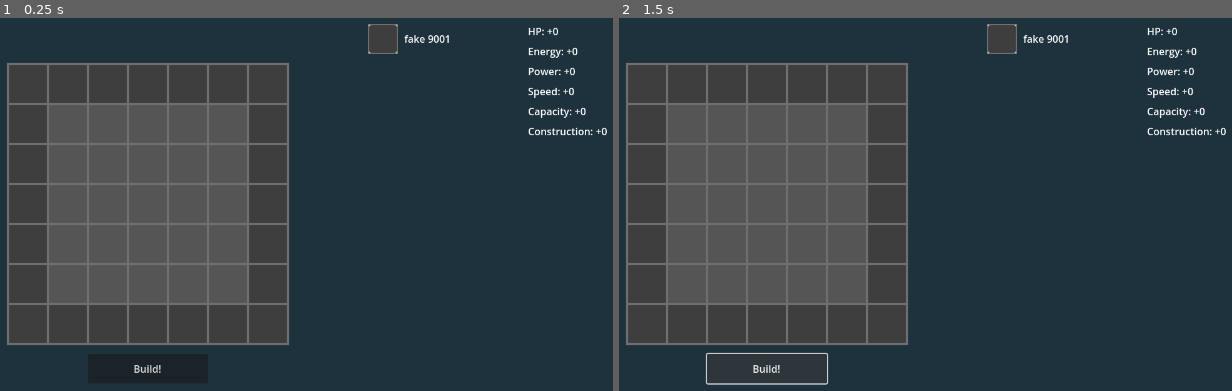
Above: before the commit, frames 1-2 (left to right).
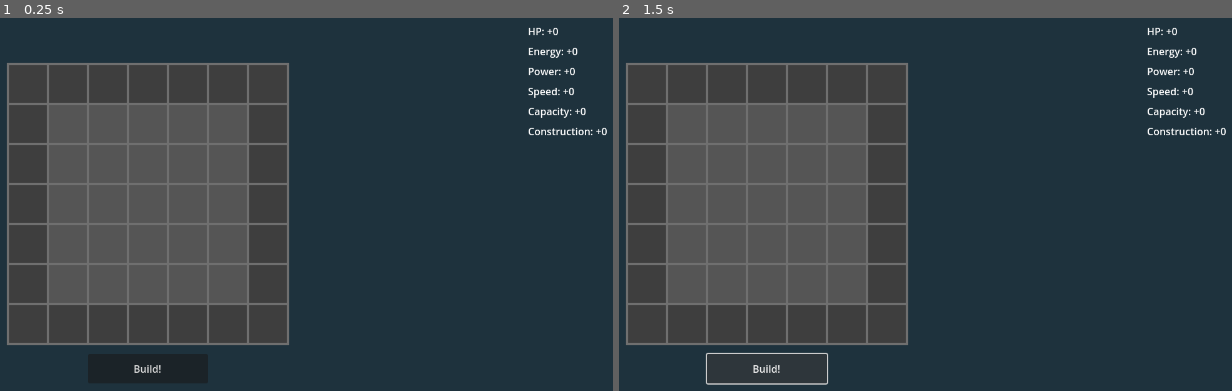
Above: after the commit, the same moments.

Repository: Xaklor/Build-a-Bot-Workshop
Game: Godot game, scene res://ui/upgrade_manager.tscn
Two runs of this game, one before a commit and one after it. Both use one fixed random seed, a clock stepped at 60 frames per second and the inputs below. This scene is started directly instead of the project's main scene.
Inputs:
- Up to frame 1 (0.25 s): no input
- Up to frame 2 (1.5 s): click "Build!" at 0.5 s; click "Build!" at 1.25 s

The runs differ from the first frame. In frame 1, 0.5% of the frame differs, in the area x 60-74%, y 1-10%; in frame 2, 0.5%.
Error before the commit: Attempt to call function 'timestop_toggle' in base 'null instance' on a null instance. (res://ui/upgrade_manager.gd:21)
Error after the commit: Attempt to call function 'timestop_toggle' in base 'null instance' on a null instance. (res://ui/upgrade_manager.gd:24)

Commit message:
upgrades are consumed when used and tracked across building sessions

Diff:
--- a/buildings/robot_factory.gd
+++ b/buildings/robot_factory.gd
@@ -39,4 +39,4 @@
 	robot.unique_upgrades = uniques
 	for part in parts:
 		robot.equipped_parts.append(part.clone())
-	main.add_child(robot)
+	main.get_node("robots").add_child(robot)
--- a/level/main.gd
+++ b/level/main.gd
@@ -33,22 +33,26 @@
 	upgrades[5].mini.texture = load("res://assets/upgrade sprites/upgrade tile speed mini.png")
 	upgrades[6].mini.texture = load("res://assets/upgrade sprites/upgrade tile unique mini.png")
 	upgrades[7].mini.texture = load("res://assets/upgrade sprites/upgrade tile unique mini.png")
-
+	upgrades.sort_custom(Lib.upgrade_comparator)
 	for upgrade in upgrades:
 		upgrade.sprite.centered = false
 
 func _process(delta: float) -> void:
 	var i = 1
-	for robot in get_tree().get_nodes_in_group("robots"):
+	var robots = $robots.get_children()
+	var ordering = range(robots.size())
+	ordering.sort_custom(func(a, b): return robots[a].position.y < robots[b].position.y)
+	for idx in range(robots.size()):
 		var ui_element = get_node("hud/VBoxContainer/robot_ui_element" + var_to_str(i))
-		ui_element.get_node("hp").value = float(robot.hp) / robot.max_hp * 100
-		ui_element.get_node("energy").value = float(robot.energy) / robot.max_energy * 100
-		if robot.selected:
+		ui_element.get_node("hp").value = float(robots[idx].hp) / robots[idx].max_hp * 100
+		ui_element.get_node("energy").value = float(robots[idx].energy) / robots[idx].max_energy * 100
+		if robots[idx].selected:
 			ui_element.get_node("color").color = Color(0xdb879aff)
 		else:
 			ui_element.get_node("color").color = Color(0xc74462ff)
+		i += 1
+		$robots.move_child(robots[idx], ordering[idx])
 
-		i += 1
 
 func _input(event: InputEvent) -> void:
 	if Input.is_action_just_pressed("timestop"):
--- a/level/main.tscn
+++ b/level/main.tscn
@@ -72,9 +72,6 @@
 resource = "essence"
 inventory = 50
 
-[node name="robot" parent="." instance=ExtResource("5_b6row")]
-position = Vector2(672, 544)
-
 [node name="urgle" parent="." instance=ExtResource("9_bypdj")]
 position = Vector2(352, 160)
 
@@ -83,6 +80,11 @@
 
 [node name="bear" parent="." instance=ExtResource("10_mt04e")]
 position = Vector2(352, 544)
+
+[node name="robots" type="Node2D" parent="."]
+
+[node name="robot" parent="robots" instance=ExtResource("5_b6row")]
+position = Vector2(672, 544)
 
 [node name="hud" parent="." instance=ExtResource("11_wlkra")]
 
@@ -95,3 +97,4 @@
 
 [connection signal="child_entered_tree" from="." to="." method="_on_child_entered_tree"]
 [connection signal="child_exiting_tree" from="." to="." method="_on_child_exiting_tree"]
+[connection signal="child_entered_tree" from="robots" to="." method="_on_child_entered_tree"]
--- a/lib/lib.gd
+++ b/lib/lib.gd
@@ -1,4 +1,19 @@
 class_name Lib
+
+const UNIQUE_ORDERING = ["swim", "flight"]
+const EFFECT_ORDERING = ["health", "energy", "power", "speed", "capacity", "construction"]
+# return true if a comes before b, false otherwise
+static func upgrade_comparator(a: Upgrade, b: Upgrade):
+	if a.unique and not b.unique:
+		return true
+	elif b.unique and not a.unique:
+		return false
+	elif a.unique and b.unique:
+		return UNIQUE_ORDERING.find(a.effect) < UNIQUE_ORDERING.find(b.effect)
+	elif a.effect != b.effect:
+		return EFFECT_ORDERING.find(a.effect) < EFFECT_ORDERING.find(b.effect)
+	else:
+		return a.effect_strength > b.effect_strength
 
 class Upgrade:
 	var sprite: Sprite2D
--- a/ui/upgrade_manager.gd
+++ b/ui/upgrade_manager.gd
@@ -3,24 +3,27 @@
 @onready var main = get_tree().get_root().get_node("main")
 @export var part_scene: PackedScene
 @export var preview_scene: PackedScene
+const LEFT: Transform2D = Transform2D(Vector2(0, -1), Vector2(1, 0), Vector2(0, 0))
+const RIGHT: Transform2D = Transform2D(Vector2(0, 1), Vector2(-1, 0), Vector2(0, 0))
+const EFFECT_LOOKUP: Dictionary[String, int] = {"health": 0, "energy": 1, "power": 2, "speed": 3, "capacity": 4, "construction": 5}
+
 var tile_grid: AStarGrid2D = AStarGrid2D.new()
-var LEFT: Transform2D = Transform2D(Vector2(0, -1), Vector2(1, 0), Vector2(0, 0))
-var RIGHT: Transform2D = Transform2D(Vector2(0, 1), Vector2(-1, 0), Vector2(0, 0))
 var grid_pos: Vector2i
-var upgrades: Array[Lib.Upgrade]
+var upgrades: Dictionary[int, Lib.Upgrade]
+var next_id: int
 var held_part: Part
 var slotted_upgrades: Array[Lib.Upgrade]
 var slotted_parts: Array[Part]
-var EFFECT_LOOKUP: Dictionary[String, int] = {"health": 0, "energy": 1, "power": 2, "speed": 3, "capacity": 4, "construction": 5}
 var stat_changes: Array[int] = [0, 0, 0, 0, 0, 0]
 var unique_changes: Array[String]
+
 var factory: Factory
 var robot: Robot
 
 func _ready() -> void:
 	main.timestop_toggle(true, true)
 	var fake: Array[Vector2i] = [Vector2i(0, -1), Vector2i(-1, -1), Vector2i(-1, 0), Vector2i(-1, 1), Vector2i(1, -1), Vector2i(1, 0), Vector2i(1, 1)]
-	$"menu/upgrades_list/fake/fake preview".initialize(fake, load("res://assets/upgrade sprites/upgrade tile unique mini.png"))
+	# $"menu/upgrades_list/fake/fake preview".initialize(fake, load("res://assets/upgrade sprites/upgrade tile unique mini.png"))
 
 	var grid_size = $grid.get_rect().end - $grid.get_rect().position
 	tile_grid.region = Rect2i(Vector2i.ZERO, grid_size / 64)
@@ -29,17 +32,9 @@
 
 	for idx in range(main.upgrades.size()):
 		var upgrade = main.upgrades[idx]
-		upgrades.append(upgrade)
-		var entry = HBoxContainer.new()
-		var preview = preview_scene.instantiate()
-		var label = Label.new()
-		preview.initialize(upgrade.polyomino, upgrade.mini.texture)
-		label.text = upgrade.effect + " " + str(upgrade.effect_strength)
-		entry.add_theme_constant_override("separation", 10)
-		entry.add_child(preview)
-		entry.add_child(label)
-		entry.set_meta("id", idx)
-		$menu/upgrades_list.add_child(entry)
+		upgrades[idx] = upgrade
+		$menu/upgrades_list.add_child(create_upgrade_list_entry(upgrade))
+		next_id += 1
 
 func _process(delta: float) -> void:
 	if held_part != null:
@@ -50,6 +45,7 @@
 		held_part.grid_pos = grid_pos
 
 func _input(event: InputEvent) -> void:
+	# rotate held part
 	if Input.is_action_pressed("scroll_down") and held_part != null:
 		for i in range(held_part.upgrade.polyomino.size()):
 			held_part.upgrade.polyomino[i] = Vector2i(LEFT * Vector2(held_part.upgrade.polyomino[i]))
@@ -58,9 +54,23 @@
 		for i in range(held_part.upgrade.polyomino.size()):
 			held_part.upgrade.polyomino[i] = Vector2i(RIGHT * Vector2(held_part.upgrade.polyomino[i]))
 			held_part.get_child(i).position = held_part.upgrade.polyomino[i] * 64
+	# release held part
 	if Input.is_action_just_pressed("rc") and held_part != null:
+		upgrades[next_id] = held_part.upgrade
+		$menu/upgrades_list.add_child(create_upgrade_list_entry(held_part.upgrade))
+		var upgrades_list_children = $menu/upgrades_list.get_children()
+		var idx = upgrades_list_children.size() - 2
+		while idx >= 0 and Lib.upgrade_comparator(
+			upgrades[upgrades_list_children[upgrades_list_children.size() - 1].get_meta("id")],
+			upgrades[upgrades_list_children[idx].get_meta("id")]
+			):
+			idx -= 1
+		print(idx)
+		$menu/upgrades_list.move_child(upgrades_list_children[upgrades_list_children.size() - 1], idx + 1)
+		next_id += 1
 		held_part.queue_free()
 		held_part = null
+	# place held part
 	if Input.is_action_just_pressed("lc"):
 		if held_part != null and tile_grid.region.has_point(grid_pos):
 			var valid = true
@@ -86,6 +96,7 @@
 				held_part = null
 
 func _on_menu_input(event: InputEvent) -> void:
+	# pick up new held part
 	if Input.is_action_just_pressed("lc"):
 		get_viewport().set_input_as_handled()
 		for entry in $menu/upgrades_list.get_children():
@@ -95,6 +106,8 @@
 
 				var part = part_scene.instantiate()
 				part.upgrade = upgrades[entry.get_meta("id")]
+				upgrades.erase(entry.get_meta("id"))
+				$menu/upgrades_list.remove_child(entry)
 				for point in part.upgrade.polyomino:
 					var temp = part.upgrade.sprite.duplicate()
 					temp.position = point * 64
@@ -105,10 +118,14 @@
 				add_child(held_part)
 
 func _on_build_button_pressed() -> void:
+	# close the upgrade menu
 	if robot == null:
 		factory.receive_orders(stat_changes, unique_changes, slotted_parts)
 	else:
 		robot.update_upgrades(stat_changes, unique_changes, slotted_parts)
+	main.upgrades.clear()
+	for upgrade in upgrades.values():
+		main.upgrades.append(upgrade)
 	main.timestop_toggle(true, false)
 	queue_free()
 
@@ -169,3 +186,15 @@
 
 		add_child(part)
 	update_slotted_upgrades_display()
+
+func create_upgrade_list_entry(upgrade: Lib.Upgrade):
+	var entry = HBoxContainer.new()
+	var preview = preview_scene.instantiate()
+	var label = Label.new()
+	preview.initialize(upgrade.polyomino, upgrade.mini.texture)
+	label.text = upgrade.effect + " " + str(upgrade.effect_strength)
+	entry.add_theme_constant_override("separation", 10)
+	entry.add_child(preview)
+	entry.add_child(label)
+	entry.set_meta("id", next_id)
+	return entry
--- a/ui/upgrade_manager.tscn
+++ b/ui/upgrade_manager.tscn
@@ -25,6 +25,22 @@
 position = Vector2(416, 352)
 texture = ExtResource("4_e5t5k")
 
+[node name="fake" type="HBoxContainer" parent="."]
+visible = false
+offset_left = 768.0
+offset_top = 64.0
+offset_right = 901.0
+offset_bottom = 112.0
+theme_override_constants/separation = 10
+
+[node name="fake preview" parent="fake" instance=ExtResource("5_e5t5k")]
+layout_mode = 2
+
+[node name="fake label" type="Label" parent="fake"]
+layout_mode = 2
+text = "fake 9001"
+metadata/id = 0
+
 [node name="menu" type="ScrollContainer" parent="."]
 offset_left = 768.0
 offset_top = 64.0
@@ -33,18 +49,6 @@
 
 [node name="upgrades_list" type="VBoxContainer" parent="menu"]
 layout_mode = 2
-
-[node name="fake" type="HBoxContainer" parent="menu/upgrades_list"]
-layout_mode = 2
-theme_override_constants/separation = 10
-
-[node name="fake preview" parent="menu/upgrades_list/fake" instance=ExtResource("5_e5t5k")]
-layout_mode = 2
-
-[node name="fake label" type="Label" parent="menu/upgrades_list/fake"]
-layout_mode = 2
-text = "fake 9001"
-metadata/id = 0
 
 [node name="build_button" type="Button" parent="."]
 offset_left = 320.0
